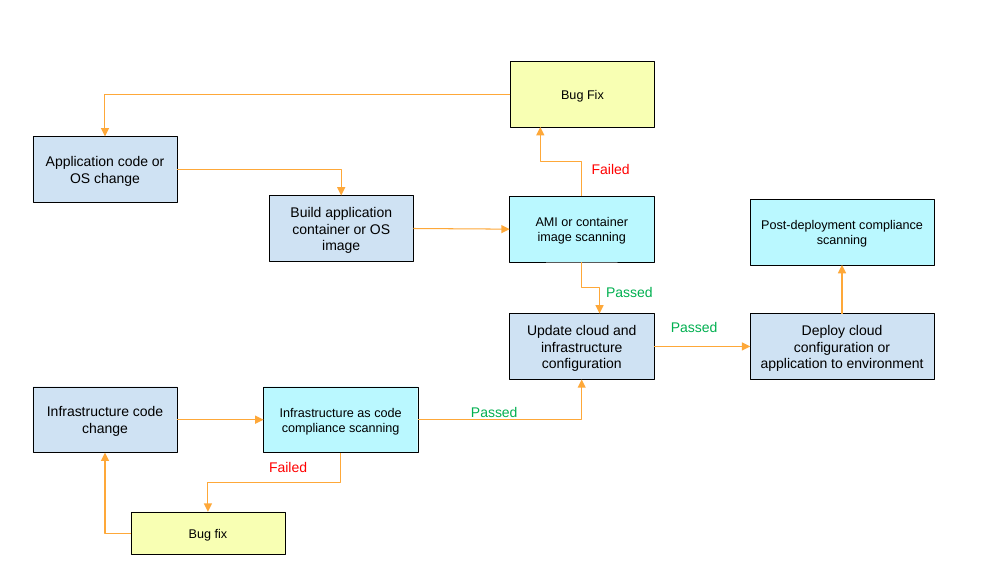
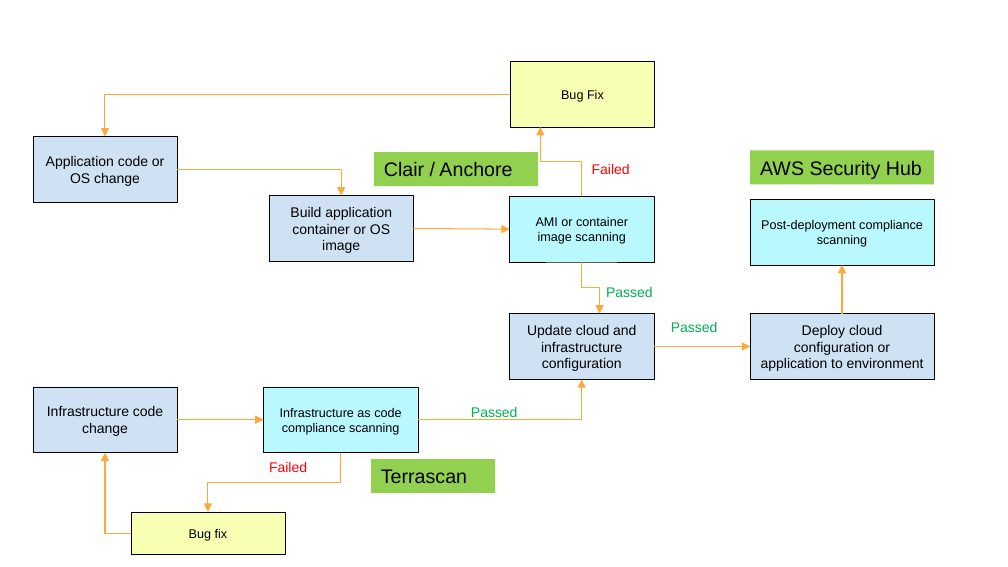
Before and after one commit to cloud-geek/AWS-Cloud-Architect-master, a slide deck: slide 1 of Project_03/Exercise_5/DevSecOpsPipeline.pptx. Drawn at 1008x567 pixels with LibreOffice and Linux fonts; fonts in the diff are those of the drawing. Boxes give left, top, right and bottom in pixels: in the first picture for what was removed or moved away, otherwise in the second. Text is boxed around its words. In the diff, an @@ line names an element or a change of style, - is before the commit and + after.

```diff
--- a/Project_03/Exercise_5/DevSecOpsPipeline.pptx
+++ b/Project_03/Exercise_5/DevSecOpsPipeline.pptx
@@ rectangle added at bbox=[374, 152, 538, 186], fill #92D050, 14 pt, text #000000 @@
+Clair / Anchore
@@ rectangle added at bbox=[750, 150, 933, 184], fill #92D050, 14 pt, text #000000 @@
+AWS Security Hub
@@ rectangle added at bbox=[371, 459, 495, 493], fill #92D050, 14 pt, text #000000 @@
+Terrascan
```
Also in this commit, not shown: 1 other file.
